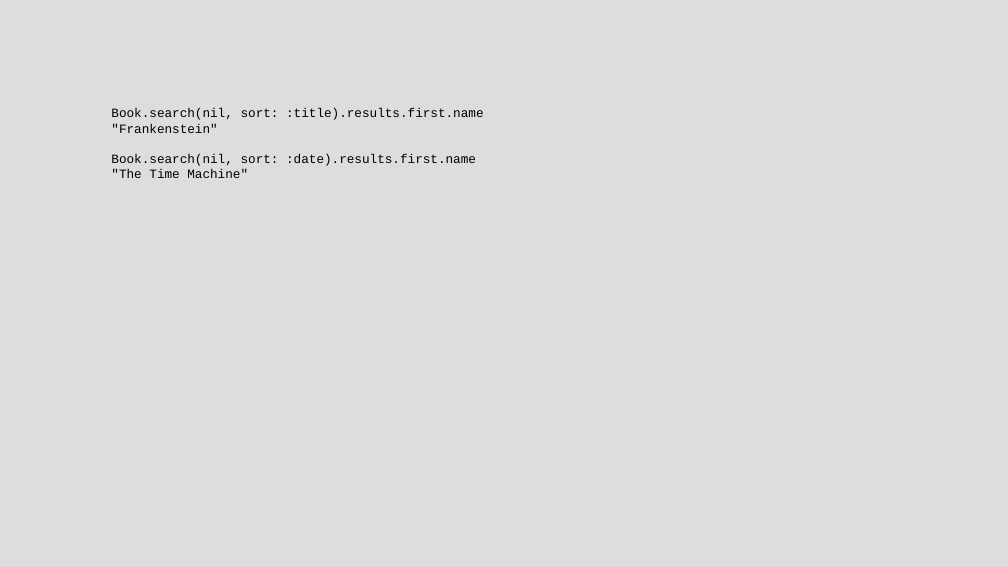
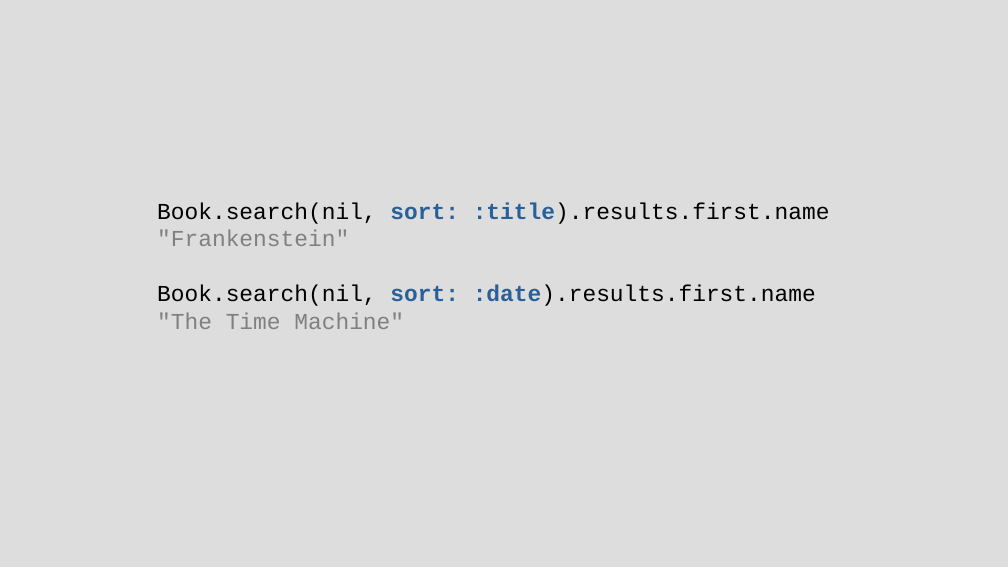
Before and after one commit to chriscressman/architecting-a-search-feature, a slide deck: slide 99 of presentation.odp (slide 100 before the commit). Drawn at 1008x567 pixels with LibreOffice and Linux fonts; fonts in the diff are those of the drawing. Boxes give left, top, right and bottom in pixels: in the first picture for what was removed or moved away, otherwise in the second. Text is boxed around its words. In the diff, an @@ line names an element or a change of style, - is before the commit and + after.

```diff
--- a/presentation.odp
+++ b/presentation.odp
@@ text "Book.search(nil, sort: :title).results.first.name": place and size @@
-text "Book.search(nil, sort: :title).results.first.name" at (111, 108, 484, 178)
+text "Book.search(nil, sort: :title).results.first.name" at (157, 202, 830, 329)
@@ text "Book.search(nil, sort: :title).results.first.name" at (157, 202, 830, 329): size 10 to 18 pt; text colour #000000 to #2A6099, bold on in "sort: :title).results.first.name", "sort: :date).results.first.name"; text colour #000000 to #808080 in ""Frankenstein"", ""The Time Machine"" @@
```
Also in this commit, not shown: 21 other slides changed, 6 slides added, 4 slides removed.
